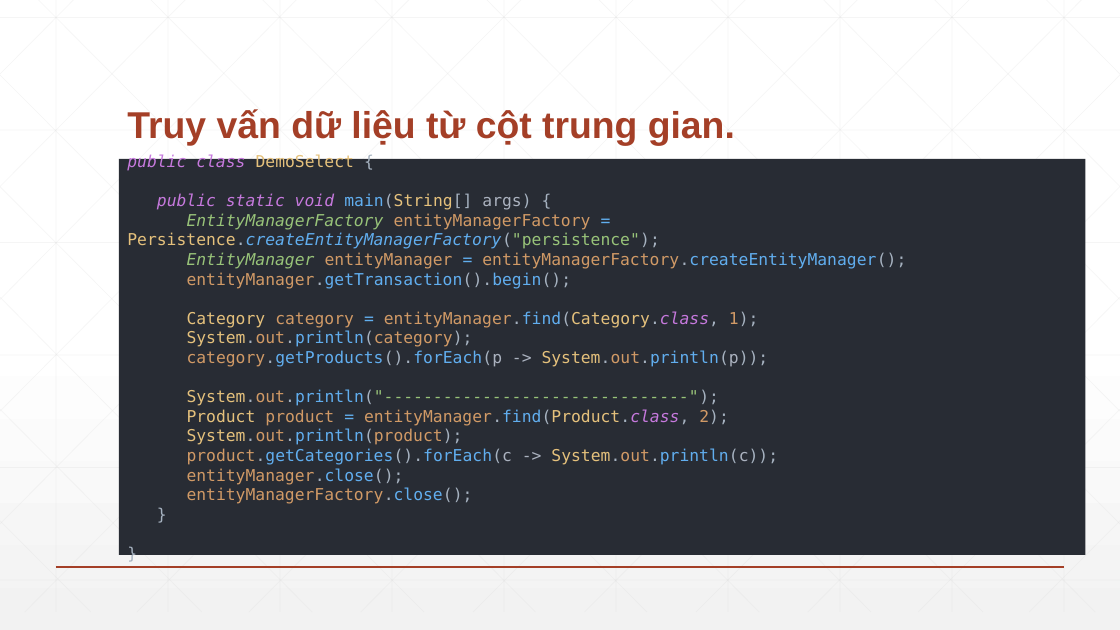
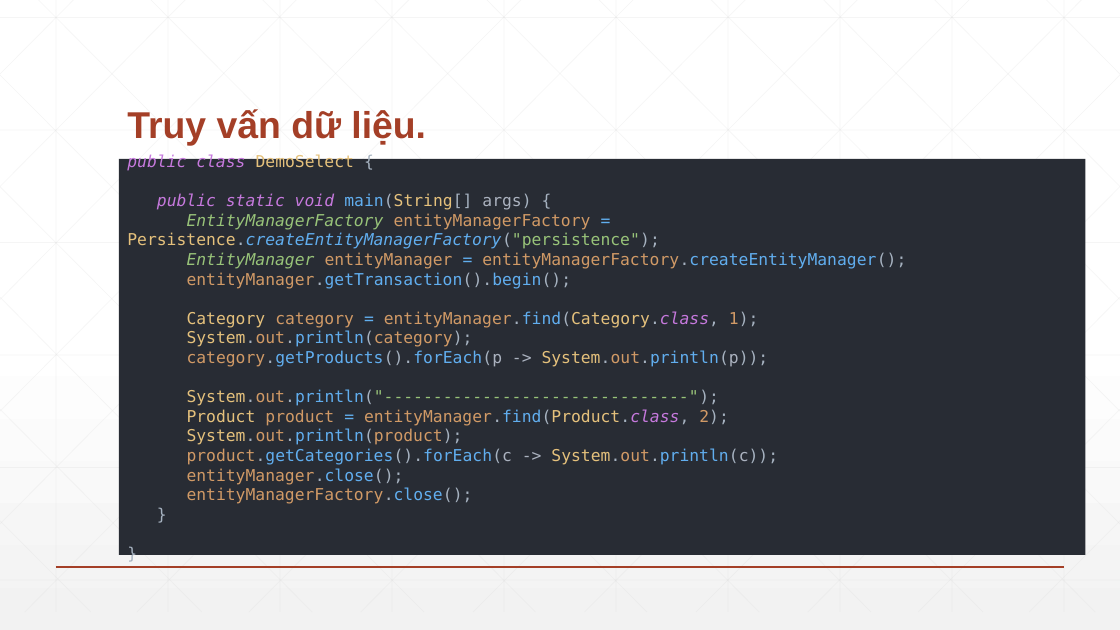
Before and after one commit to hatrungkien/QLMH-KMA-Intern, a slide deck: slide 81 of docs/Hibernate-Lan/Hibernate-ver1.0.pptx. Drawn at 1120x630 pixels with LibreOffice and Linux fonts; fonts in the diff are those of the drawing. Boxes give left, top, right and bottom in pixels: in the first picture for what was removed or moved away, otherwise in the second. Text is boxed around its words. In the diff, an @@ line names an element or a change of style, - is before the commit and + after.

```diff
--- a/docs/Hibernate-Lan/Hibernate-ver1.0.pptx
+++ b/docs/Hibernate-Lan/Hibernate-ver1.0.pptx
@@ title at (x1=127, y1=109, x2=426, y2=146): text changed @@
-Truy vấn dữ liệu từ cột trung gian.
+Truy vấn dữ liệu.
```
Also in this commit, not shown: 1 other file.
